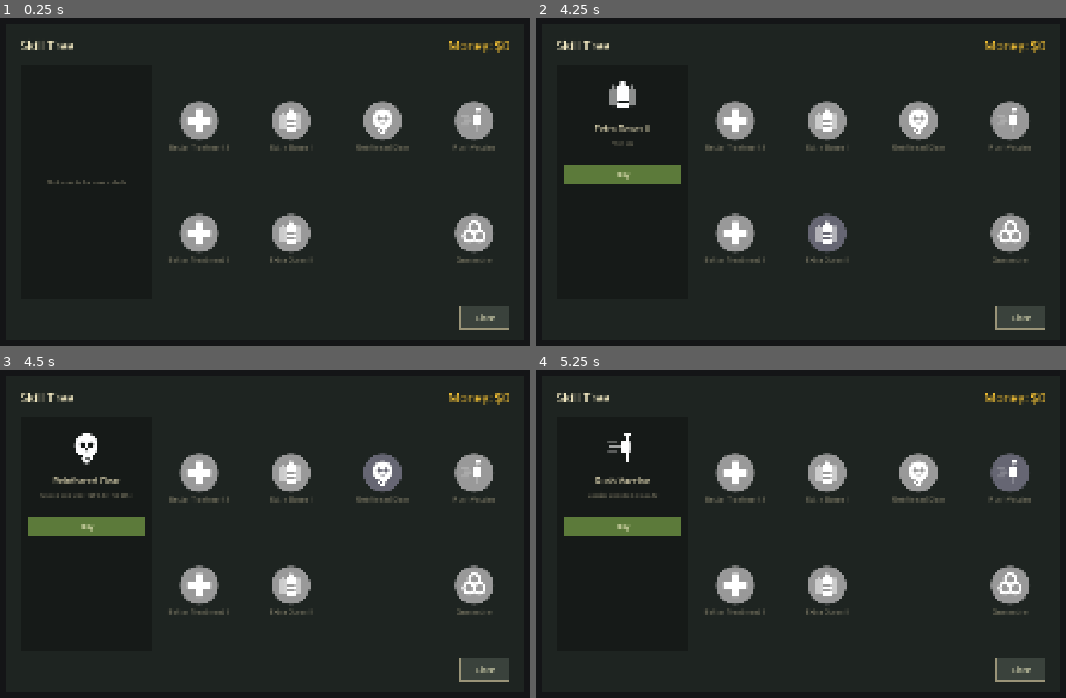
Above: before the commit, frames 1-4 (two rows, left to right).
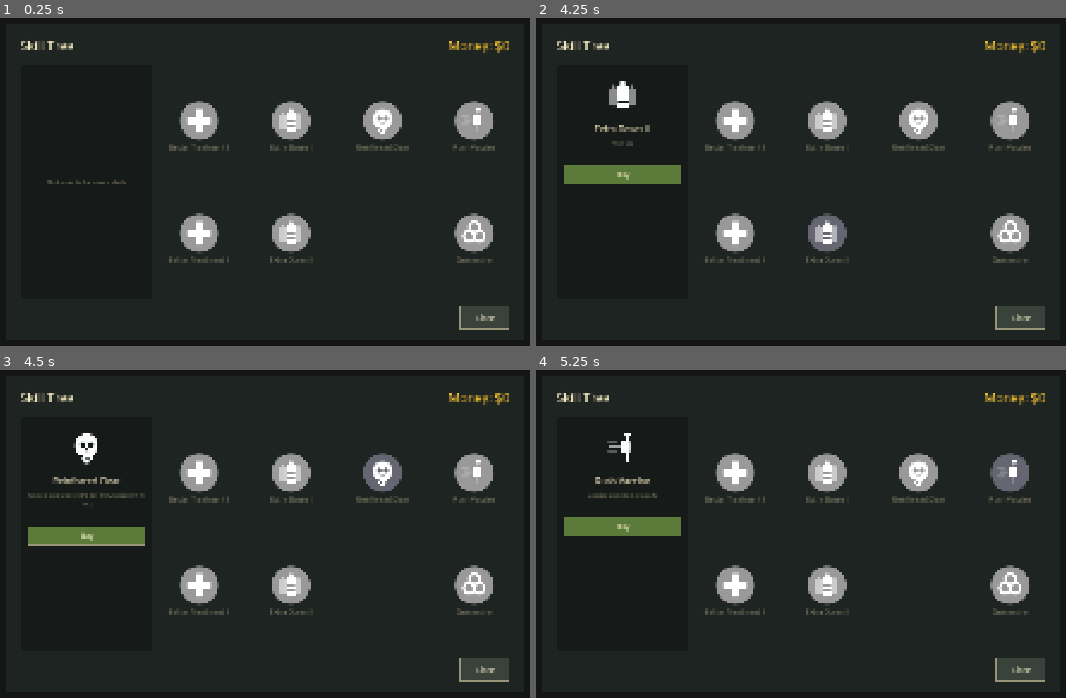
Above: after the commit, the same moments.

Repository: yuleedev/sgai-26
Game: Godot game, scene res://scenes/skill_tree.tscn
Same seed, same stepped clock (60 frames per second), same inputs: the game is played once before the commit and once after it. This scene is started directly instead of the project's main scene. Sound files missing from this copy of the repository are replaced by a short silence.
Inputs (mouse positions are in pixels of both pictures, inside the frame that each line leads up to):
- Up to frame 1 (0.25 s): no input
- Up to frame 2 (4.25 s): click (737, 119) at 0.52 s; click "Buy" at 1.25 s; click (737, 234) at 2.02 s; click (827, 119) at 2.77 s; click (827, 234) at 3.52 s
- Up to frame 3 (4.5 s): click (381, 471) at 4.27 s
- Up to frame 4 (5.25 s): click (1007, 471) at 5.02 s

Frames 1-2 are identical in both runs. In frame 3, 1.5% of the frame differs, in the area x 5-28%, y 37-54%; in frame 4, nothing differs.
Error in both runs: Invalid call. Nonexistent function 'has_skill' in base 'Window'. (res://scripts/ui/skill_tree.gd:261)

Commit message:
Fix death

Diff:
--- a/scripts/core/game_manager.gd
+++ b/scripts/core/game_manager.gd
@@ -705,7 +705,11 @@
 			ring_treated_cells.erase(cell)
 		var growth: int = max(1, int(floor(infected * convert_rate)))
 		var converted: int = min(growth, data["healthy"])
-		var died: int = min(int(floor(infected * INFECT_DEATH_RATE)), infected)
+		var death_expected := infected * INFECT_DEATH_RATE
+		var died: int = int(floor(death_expected))
+		if randf() < death_expected - died:
+			died += 1
+		died = min(died, infected)
 		data["healthy"] -= converted
 		data["infected"] += converted - died
 		data["dead"] += died
--- a/scripts/ui/skill_tree.gd
+++ b/scripts/ui/skill_tree.gd
@@ -59,7 +59,7 @@
 		{
 			key = "reinforced_clear",
 			name = "Reinforced Clear",
-			desc = "Unlock paid Clear (55% kill for $8K)",
+			desc = "Unlock paid Clear: 55% kill, 85% lockdown ($8K)",
 			cost = 50,
 			icon_path = "res://assets/icons/upgrade_clear.svg",
 			pos = Vector2(526, 135),
